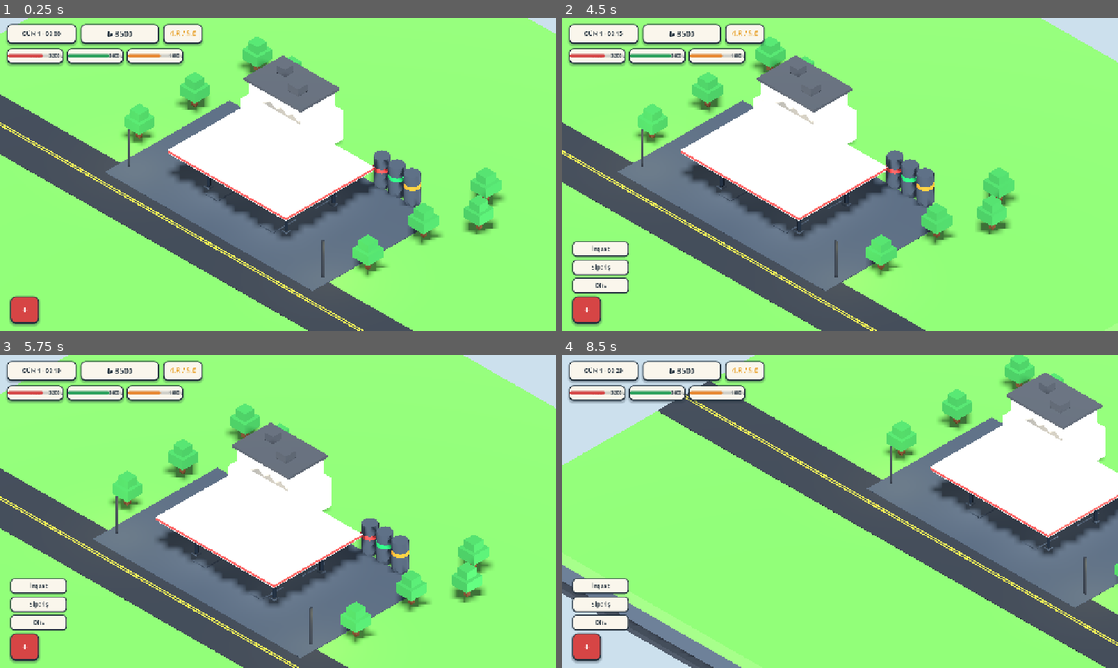
Above: before the commit, frames 1-4 (two rows, left to right).
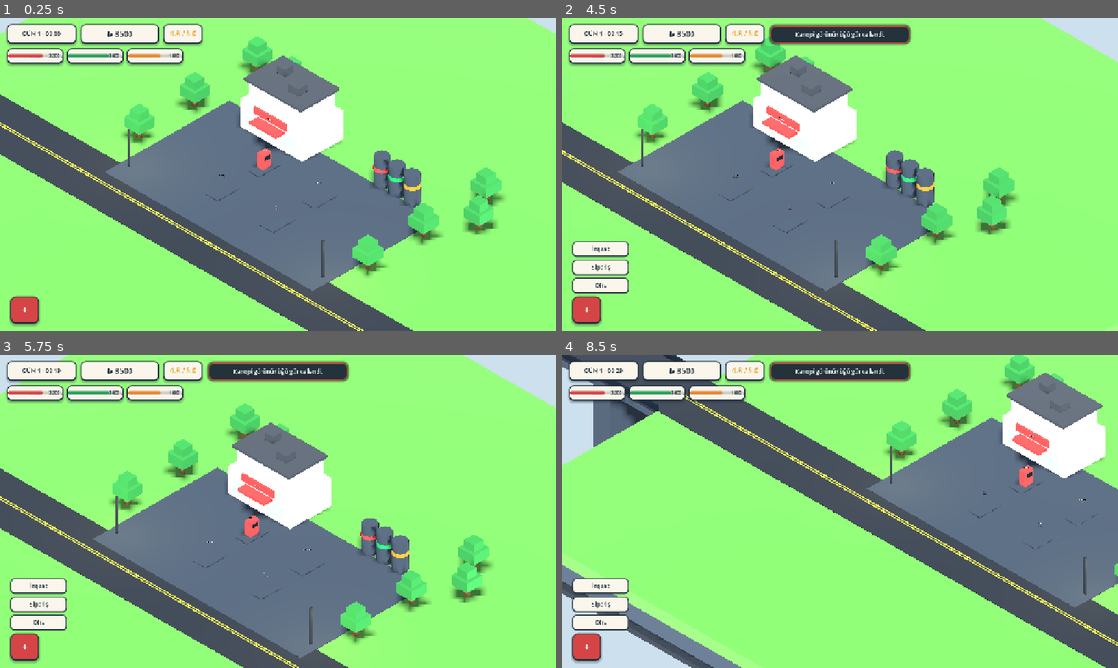
Above: after the commit, the same moments.

Repository: balax-studio/bakkal
Game: Godot game, scene res://scenes/Main.tscn
The game is run twice, just before and just after one commit, with the same random seed, the same clock (stepped at 60 frames per second) and the same inputs.
Inputs (mouse positions are in pixels of both pictures, inside the frame that each line leads up to):
- Up to frame 1 (0.25 s): no input
- Up to frame 2 (4.5 s): click "+" at 0.5 s; click "İnşaat" at 1.25 s; click "Sipariş" at 2 s; click "Ofis" at 2.75 s; click "✕" at 3.5 s; tap Enter at 4.25 s; move the mouse to (962, 158) at 4.27 s; hold D from 4.28 s (still down); tap T at 4.35 s; click (962, 158) at 4.42 s
- Up to frame 3 (5.75 s): tap Space at 4.52 s; release D at 5 s; drag from (166, 527) to (250, 574) at 5.02 s
- Up to frame 4 (8.5 s): tap Space at 5.75, 7.25, 7.52 s; move the mouse to (895, 442) at 5.77 s; hold D 5.78-6.5 s; hold R 5.78-6.5 s; tap T at 6.05, 7.35 s; tap Enter at 6.5 s; drag from (812, 574) to (673, 464) at 6.52 s; move the mouse to (1006, 558) at 7.27 s; hold A 7.28-8 s; drag from (673, 464) to (756, 433) at 8.02 s

The runs differ from the first frame. In frame 1, 8.1% of the frame differs, in the area x 30-68%, y 26-71%; in frame 2, 9.9%; in frame 3, 9.9%; in frame 4, 12%, in the area x 0-100%, y 0-64%.

Commit message:
feat(traffic): add asymmetrical highway boundaries and smart traffic collision physics

Diff:
--- a/godot_station/materials/mat_glass.tres
+++ b/godot_station/materials/mat_glass.tres
@@ -1,6 +1,7 @@
 [gd_resource type="StandardMaterial3D" format=3]
 
 [resource]
-albedo_color = Color(0.36, 0.49, 0.55, 1.0)
-roughness = 1.0
-specular_mode = 2
+transparency = 1
+albedo_color = Color(0.62, 0.85, 0.96, 0.35)
+roughness = 0.1
+specular_mode = 0
--- a/godot_station/scenes/Canopy.tscn
+++ b/godot_station/scenes/Canopy.tscn
@@ -53,20 +53,37 @@
 size = Vector3(0.7, 0.3, 0.7)
 material = ExtResource("1_conc")
 
-[node name="RoofStructure" type="CSGBox3D" parent="."]
-transform = Transform3D(1, 0, 0, 0, 1, 0, 0, 0, 1, 0, 4.5, 1.0)
-size = Vector3(16.8, 0.65, 12.5)
+[ext_resource type="Material" path="res://materials/mat_glass.tres" id="5_glass"]
+
+[node name="RoofFrameFront" type="CSGBox3D" parent="."]
+transform = Transform3D(1, 0, 0, 0, 1, 0, 0, 0, 1, 0, 4.65, 7.1)
+size = Vector3(17.1, 0.45, 0.5)
 material = ExtResource("2_bld")
 
+[node name="RoofFrameBack" type="CSGBox3D" parent="."]
+transform = Transform3D(1, 0, 0, 0, 1, 0, 0, 0, 1, 0, 4.65, -5.1)
+size = Vector3(17.1, 0.45, 0.5)
+material = ExtResource("2_bld")
+
+[node name="RoofFrameLeft" type="CSGBox3D" parent="."]
+transform = Transform3D(1, 0, 0, 0, 1, 0, 0, 0, 1, -8.3, 4.65, 1.0)
+size = Vector3(0.5, 0.45, 12.7)
+material = ExtResource("2_bld")
+
+[node name="RoofFrameRight" type="CSGBox3D" parent="."]
+transform = Transform3D(1, 0, 0, 0, 1, 0, 0, 0, 1, 8.3, 4.65, 1.0)
+size = Vector3(0.5, 0.45, 12.7)
+material = ExtResource("2_bld")
+
+[node name="GlassRoofPane" type="CSGBox3D" parent="."]
+transform = Transform3D(1, 0, 0, 0, 1, 0, 0, 0, 1, 0, 4.7, 1.0)
+size = Vector3(16.2, 0.04, 12.0)
+material = ExtResource("5_glass")
+
 [node name="RedFasciaBand" type="CSGBox3D" parent="."]
-transform = Transform3D(1, 0, 0, 0, 1, 0, 0, 0, 1, 0, 4.52, 1.0)
-size = Vector3(17.0, 0.32, 12.7)
+transform = Transform3D(1, 0, 0, 0, 1, 0, 0, 0, 1, 0, 4.65, 1.0)
+size = Vector3(17.2, 0.28, 12.8)
 material = ExtResource("3_red")
-
-[node name="WhiteTrimBand" type="CSGBox3D" parent="."]
-transform = Transform3D(1, 0, 0, 0, 1, 0, 0, 0, 1, 0, 4.7, 1.0)
-size = Vector3(17.05, 0.08, 12.75)
-material = ExtResource("2_bld")
 
 [node name="SpotLights" type="Node3D" parent="."]
 
--- a/godot_station/scenes/Diorama.tscn
+++ b/godot_station/scenes/Diorama.tscn
@@ -9,6 +9,9 @@
 [ext_resource type="PackedScene" path="res://scenes/Tank.tscn" id="7_tank"]
 [ext_resource type="PackedScene" path="res://scenes/Pump.tscn" id="8_pump"]
 [ext_resource type="PackedScene" path="res://scenes/Tree.tscn" id="9_tree"]
+[ext_resource type="Material" path="res://materials/mat_dark_ink.tres" id="10_dark"]
+[ext_resource type="Material" path="res://materials/mat_glass.tres" id="11_glass"]
+[ext_resource type="Material" path="res://materials/mat_blue.tres" id="12_blue"]
 
 [node name="Diorama" type="Node3D"]
 
@@ -130,3 +133,90 @@
 
 [node name="Tree8" parent="Trees" instance=ExtResource("9_tree")]
 transform = Transform3D(1, 0, 0, 0, 1, 0, 0, 0, 1, 19, 0, -10)
+
+[node name="Puddles" type="Node3D" parent="."]
+
+[node name="Puddle1" type="CSGCylinder3D" parent="Puddles"]
+transform = Transform3D(1.1, 0, 0, 0, 1, 0, 0, 0, 0.7, -6.5, 0.05, 10.2)
+radius = 1.1
+height = 0.01
+material = ExtResource("2_asphalt")
+
+[node name="Puddle2" type="CSGCylinder3D" parent="Puddles"]
+transform = Transform3D(0.95, 0, 0, 0, 1, 0, 0, 0, 0.6, 7.5, 0.05, 12.0)
+radius = 0.95
+height = 0.01
+material = ExtResource("2_asphalt")
+
+[node name="Manholes" type="Node3D" parent="."]
+
+[node name="Manhole1" type="CSGCylinder3D" parent="Manholes"]
+transform = Transform3D(1, 0, 0, 0, 1, 0, 0, 0, 1, -8.5, 0.05, 9.8)
+radius = 0.48
+height = 0.02
+material = ExtResource("2_asphalt")
+
+[node name="Manhole2" type="CSGCylinder3D" parent="Manholes"]
+transform = Transform3D(1, 0, 0, 0, 1, 0, 0, 0, 1, 8.5, 0.05, 10.4)
+radius = 0.48
+height = 0.02
+material = ExtResource("2_asphalt")
+
+[node name="WestViaduct" type="Node3D" parent="."]
+
+[node name="Deck" type="CSGBox3D" parent="WestViaduct"]
+transform = Transform3D(1, 0, 0, 0, 1, 0, 0, 0, 1, -49, -0.37, 11.5)
+size = Vector3(18, 0.8, 7.5)
+material = ExtResource("2_asphalt")
+
+[node name="Slab" type="CSGBox3D" parent="WestViaduct"]
+transform = Transform3D(1, 0, 0, 0, 1, 0, 0, 0, 1, -49, -0.75, 11.5)
+size = Vector3(18.2, 0.6, 7.9)
+material = ExtResource("4_conc")
+
+[node name="Pylon" type="CSGBox3D" parent="WestViaduct"]
+transform = Transform3D(1, 0, 0, 0, 1, 0, 0, 0, 1, -49, -6.5, 11.5)
+size = Vector3(2.4, 12.0, 5.5)
+material = ExtResource("4_conc")
+
+[node name="NorthRail" type="CSGBox3D" parent="WestViaduct"]
+transform = Transform3D(1, 0, 0, 0, 1, 0, 0, 0, 1, -49, 0.35, 7.75)
+size = Vector3(18, 0.7, 0.25)
+material = ExtResource("10_dark")
+
+[node name="SouthRail" type="CSGBox3D" parent="WestViaduct"]
+transform = Transform3D(1, 0, 0, 0, 1, 0, 0, 0, 1, -49, 0.35, 15.25)
+size = Vector3(18, 0.7, 0.25)
+material = ExtResource("10_dark")
+
+[node name="EastHyperRing" type="Node3D" parent="."]
+
+[node name="Deck" type="CSGBox3D" parent="EastHyperRing"]
+transform = Transform3D(1, 0, 0, 0, 1, 0, 0, 0, 1, 49, -0.37, 11.5)
+size = Vector3(18, 0.8, 7.5)
+material = ExtResource("2_asphalt")
+
+[node name="Slab" type="CSGBox3D" parent="EastHyperRing"]
+transform = Transform3D(1, 0, 0, 0, 1, 0, 0, 0, 1, 49, -0.75, 11.5)
+size = Vector3(18.2, 0.6, 7.9)
+material = ExtResource("10_dark")
+
+[node name="Ring1" type="CSGBox3D" parent="EastHyperRing"]
+transform = Transform3D(1, 0, 0, 0, 1, 0, 0, 0, 1, 44, 1.9, 11.5)
+size = Vector3(0.65, 4.0, 8.2)
+material = ExtResource("10_dark")
+
+[node name="Glow1" type="CSGBox3D" parent="EastHyperRing/Ring1"]
+transform = Transform3D(1, 0, 0, 0, 1, 0, 0, 0, 1, 0, 1.7, 0)
+size = Vector3(0.3, 0.2, 7.0)
+material = ExtResource("12_blue")
+
+[node name="Ring2" type="CSGBox3D" parent="EastHyperRing"]
+transform = Transform3D(1, 0, 0, 0, 1, 0, 0, 0, 1, 50, 1.9, 11.5)
+size = Vector3(0.65, 4.0, 8.2)
+material = ExtResource("10_dark")
+
+[node name="Glow2" type="CSGBox3D" parent="EastHyperRing/Ring2"]
+transform = Transform3D(1, 0, 0, 0, 1, 0, 0, 0, 1, 0, 1.7, 0)
+size = Vector3(0.3, 0.2, 7.0)
+material = ExtResource("12_blue")
--- a/godot_station/scripts/Car.gd
+++ b/godot_station/scripts/Car.gd
@@ -17,6 +17,7 @@
 @onready var body_mesh: CSGBox3D = $Body
 
 func _ready() -> void:
+	add_to_group("cars")
 	if body_mesh:
 		var mat: StandardMaterial3D = StandardMaterial3D.new()
 		mat.albedo_color = car_color
@@ -35,6 +36,22 @@
 		label_order.text = "OK! +TL"
 		label_order.modulate = Color(0.3, 1.0, 0.5)
 
+func _get_forward_obstacle_distance() -> float:
+	var min_dist: float = 999.0
+	var all_cars: Array[Node] = get_tree().get_nodes_in_group("cars")
+	for other in all_cars:
+		if other == self or not is_instance_valid(other):
+			continue
+		var to_other: Vector3 = (other.global_position - global_position)
+		to_other.y = 0
+		var d: float = to_other.length()
+		if current_wp < waypoints.size():
+			var to_wp: Vector3 = (waypoints[current_wp] - global_position)
+			to_wp.y = 0
+			if to_wp.dot(to_other) > 0 and d < 5.0 and d < min_dist:
+				min_dist = d
+	return min_dist
+
 func _process(delta: float) -> void:
 	if state == State.ENTERING or state == State.LEAVING:
 		if current_wp < waypoints.size():
@@ -51,7 +68,18 @@
 				elif state == State.LEAVING:
 					current_speed = speed * 1.15
 
-				global_position += move_dir * current_speed * delta
+				# Safe Distance / Anti-Ghosting Proximity Check
+				var ahead_dist: float = _get_forward_obstacle_distance()
+				var obstacle_mult: float = 1.0
+				if ahead_dist < 2.5:
+					obstacle_mult = 0.0
+				elif ahead_dist < 4.8:
+					obstacle_mult = (ahead_dist - 2.5) / 2.3
+
+				current_speed *= obstacle_mult
+
+				if obstacle_mult > 0.01:
+					global_position += move_dir * current_speed * delta
 				# Smooth face rotation using shortest angle
 				var target_rot_y: float = atan2(move_dir.x, move_dir.z)
 				rotation.y = lerp_angle(rotation.y, target_rot_y, 8.5 * delta)
@@ -86,12 +114,12 @@
 		assigned_pump_node.current_car = null
 		assigned_pump_node.update_status_display()
 
-	# Generate smooth curved exit waypoints to main road
+	# Generate smooth curved exit waypoints to main road and East Portal
 	waypoints = [
-		global_position + Vector3(1.2, 0, 2.5),
+		global_position + Vector3(1.2, 0, 2.2),
 		Vector3(global_position.x + 3.8, 0, 8.5),
-		Vector3(global_position.x + 8.0, 0, 14.0),
-		Vector3(50, 0, 14.0)
+		Vector3(global_position.x + 7.5, 0, 14.0),
+		Vector3(56, 0, 14.0)
 	]
 	current_wp = 0
 
--- a/godot_station/scripts/CarSpawner.gd
+++ b/godot_station/scripts/CarSpawner.gd
@@ -80,14 +80,26 @@
 	car.car_color = car_colors.pick_random()
 	car.assigned_pump_node = assigned_pump
 
-	# Route: Main Road Spawn -> Curved Forecourt Turn -> Pump bay alignment -> Pump slot
-	var spawn_pos: Vector3 = Vector3(-45, 0, 14)
-	var wp1: Vector3 = Vector3(pump_slot_pos.x - 7.0, 0, 14.0)
-	var wp2: Vector3 = Vector3(pump_slot_pos.x - 3.5, 0, 11.5)
-	var wp3: Vector3 = Vector3(pump_slot_pos.x - 1.0, 0, pump_slot_pos.z + 2.8)
+	# Route: West Cloud Viaduct Spawn -> Clean Non-Clipping Apron Driveway -> Pump Slot
+	var spawn_pos: Vector3 = Vector3(-52, 0, 14)
+	var is_front_row: bool = pump_slot_pos.z >= 2.0
 	var final_pump_pos: Vector3 = pump_slot_pos + Vector3(0, 0, -1.8)
 
+	if is_front_row:
+		car.waypoints = [
+			Vector3(pump_slot_pos.x - 7.5, 0, 14.0),
+			Vector3(pump_slot_pos.x - 4.2, 0, 11.5),
+			Vector3(pump_slot_pos.x - 1.2, 0, pump_slot_pos.z + 1.8),
+			final_pump_pos
+		]
+	else:
+		car.waypoints = [
+			Vector3(pump_slot_pos.x - 8.5, 0, 14.0),
+			Vector3(pump_slot_pos.x - 5.5, 0, 11.5),
+			Vector3(pump_slot_pos.x - 2.8, 0, 6.5),
+			Vector3(pump_slot_pos.x - 0.8, 0, 2.5),
+			final_pump_pos
+		]
+
 	car.global_position = spawn_pos
-	car.waypoints = [wp1, wp2, wp3, final_pump_pos]
-
 	get_parent().add_child(car)
--- a/godot_station/scripts/EventBus.gd
+++ b/godot_station/scripts/EventBus.gd
@@ -18,4 +18,5 @@
 signal vehicle_refueled(fuel_type: String, liters: float, total_cost: float)
 signal station_upgraded(upgrade_name: String)
 signal tanker_arrived(fuel_type: String, amount: float)
+signal canopy_visibility_changed(is_visible: bool)
 signal show_toast(message: String, is_success: bool)
--- a/godot_station/scripts/GameState.gd
+++ b/godot_station/scripts/GameState.gd
@@ -35,9 +35,10 @@
 var current_theme: String = "standard"
 var unlocked_themes: Array = ["standard"]
 
-# Visual Addons
+# Visual Addons & View Settings
 var has_totem_addon: bool = false
 var has_garden_addon: bool = false
+var show_canopy: bool = true
 
 # Staff Levels (Starts with 0 - requires manual pumping initially!)
 var staff_attendant: int = 0
@@ -530,6 +531,11 @@
 	_daily_summary()
 	EventBus.time_updated.emit(hour, 0, day)
 
+func toggle_canopy_visibility() -> void:
+	show_canopy = !show_canopy
+	EventBus.canopy_visibility_changed.emit(show_canopy)
+	EventBus.show_toast.emit(I18n.t("toast_canopy_toggled"), true)
+
 func debug_max_reputation() -> void:
 	reputation = 5.0
 	EventBus.reputation_changed.emit(reputation)
--- a/godot_station/scripts/I18n.gd
+++ b/godot_station/scripts/I18n.gd
@@ -108,6 +108,10 @@
 		"tab_settings_legal": "Mağaza & Yasal",
 		"settings_sfx_title": "Ses Efektleri (SFX)",
 		"settings_ambience_title": "Çevre & Doğa Sesleri",
+		"settings_canopy_title": "Kanopi / Çatı Görünürlüğü",
+		"settings_canopy_desc": "Pompaların üstündeki çatıyı gizler veya gösterir.",
+		"toast_canopy_toggled": "Kanopi görünürlüğü güncellendi.",
+		"btn_canopy_short": "Çatı",
 		"settings_shadows_title": "Gerçek Zamanlı Gölgeler",
 		"settings_quality_title": "Render Kalite Profili",
 		"settings_fps_title": "Hedef Kare Hızı (FPS)",
@@ -222,6 +226,10 @@
 		"tab_settings_legal": "Store & Legal",
 		"settings_sfx_title": "Sound Effects (SFX)",
 		"settings_ambience_title": "Ambience & Nature Sounds",
+		"settings_canopy_title": "Canopy Roof Visibility",
+		"settings_canopy_desc": "Show or hide the roof canopy above the pumps.",
+		"toast_canopy_toggled": "Canopy visibility toggled.",
+		"btn_canopy_short": "Canopy",
 		"settings_shadows_title": "Real-Time Shadows",
 		"settings_quality_title": "Render Quality Profile",
 		"settings_fps_title": "Target Frame Rate (FPS)",
--- a/godot_station/scripts/Main.gd
+++ b/godot_station/scripts/Main.gd
@@ -11,6 +11,8 @@
 
 func _ready() -> void:
 	EventBus.time_updated.connect(_on_time_updated)
+	EventBus.canopy_visibility_changed.connect(_on_canopy_visibility_changed)
+	_on_canopy_visibility_changed(GameState.show_canopy)
 	_update_lighting(GameState.hour)
 	if camera:
 		initial_cam_pos = camera.position
@@ -34,6 +36,9 @@
 		var delta_m = event.position - last_mouse_pos
 		last_mouse_pos = event.position
 		_pan_camera_by_mouse(delta_m)
+	elif event is InputEventKey and event.pressed and not event.echo:
+		if event.keycode == KEY_T:
+			GameState.toggle_canopy_visibility()
 
 func _pan_camera_by_mouse(delta_m: Vector2) -> void:
 	if not camera:
@@ -112,3 +117,19 @@
 		else:
 			dir_light.light_energy = 0.75
 			dir_light.light_color = Color(1.0, 0.65, 0.45) # Dusk sunset
+
+func _on_canopy_visibility_changed(is_vis: bool) -> void:
+	var canopy: Node3D = get_node_or_null("Diorama/Canopy")
+	if not canopy:
+		return
+	var tween: Tween = create_tween().set_parallel(true).set_trans(Tween.TRANS_CUBIC).set_ease(Tween.EASE_OUT)
+	if is_vis:
+		canopy.visible = true
+		tween.tween_property(canopy, "scale:z", 1.0, 0.65)
+		tween.tween_property(canopy, "position:z", 0.0, 0.65)
+		tween.tween_property(canopy, "rotation_degrees:x", 0.0, 0.65)
+	else:
+		tween.tween_property(canopy, "scale:z", 0.04, 0.65)
+		tween.tween_property(canopy, "position:z", -6.2, 0.65)
+		tween.tween_property(canopy, "rotation_degrees:x", -20.0, 0.65)
+		tween.chain().tween_callback(func(): if not GameState.show_canopy: canopy.visible = false)
Not shown, added: SPEC-living-world-and-cinematic-details.md
Not shown, added: SPEC-translucent-glass-canopy.md
Not shown, changed: web_3d_station/game.js
Not shown, changed: web_3d_station/index.html
